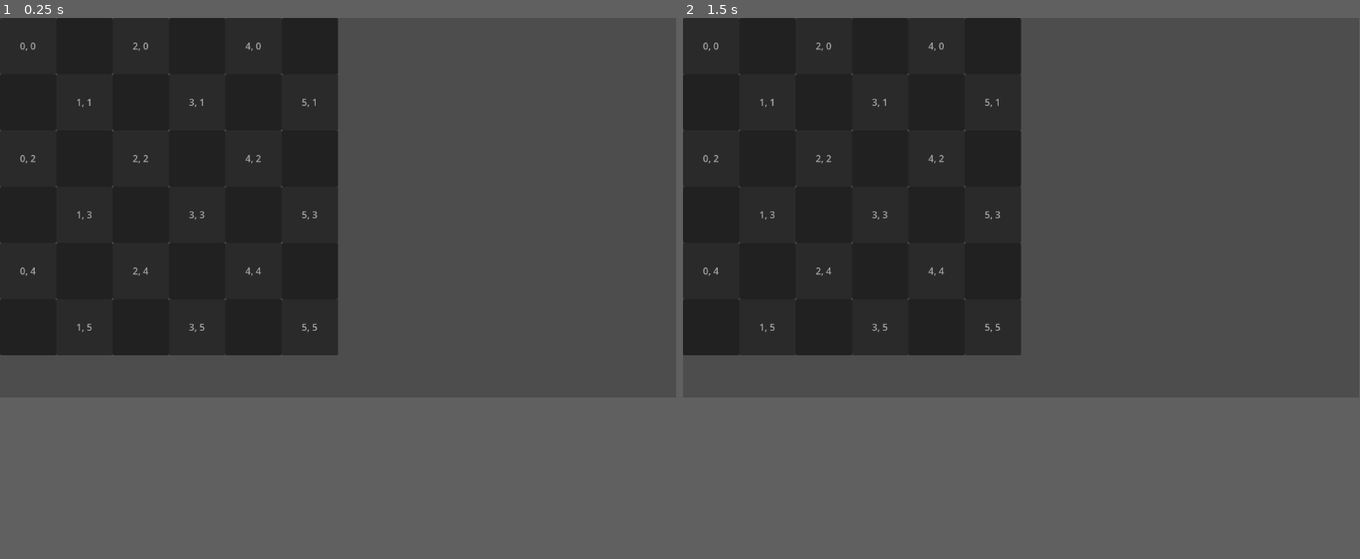
Above: before the commit, frames 1-2 (left to right).
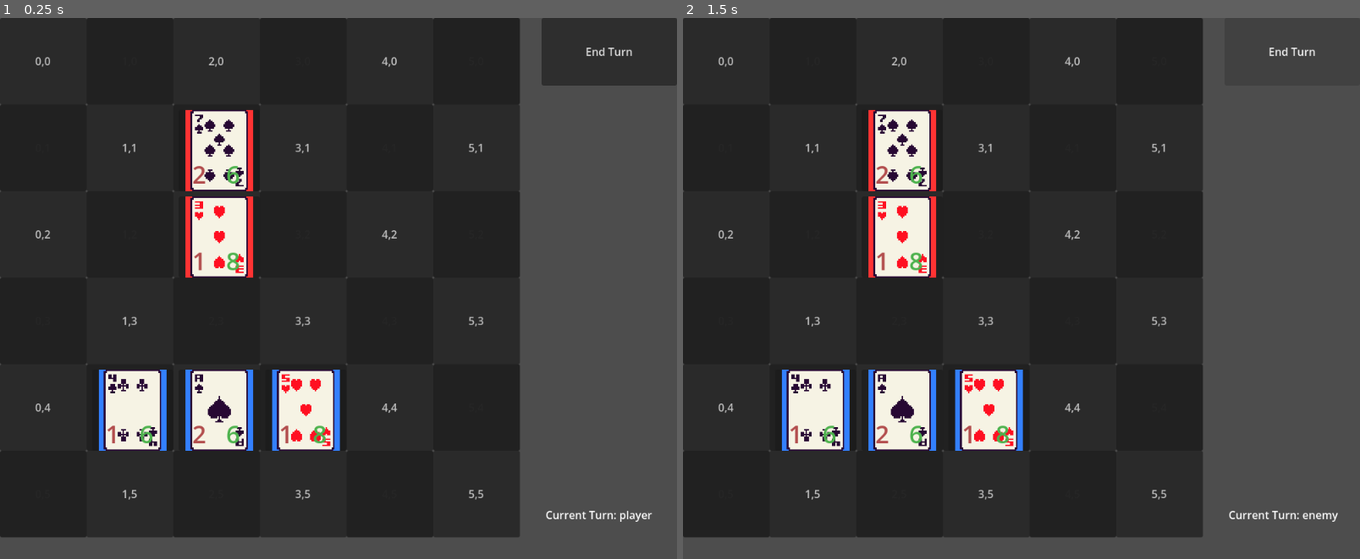
Above: after the commit, the same moments.

Repository: 1925115102/card-battle
Game: Godot game, scene res://Main.tscn
Same seed, same stepped clock (60 frames per second), same inputs: the game is played once before the commit and once after it.
Inputs (mouse positions are in pixels of both pictures, inside the frame that each line leads up to):
- Up to frame 1 (0.25 s): no input
- Up to frame 2 (1.5 s): click (710, 45) at 0.5 s, where only the run before the commit has a clickable "0, 0"; click (1292, 39) at 1.25 s, where only the run after the commit has a clickable "End Turn"
In our replay, the window is 799x449 before the commit and 800x640 after it. These sizes can differ from the game's own. Grey fills any space a smaller window leaves; there, only what the larger window draws over its background counts as a difference.

The runs differ from the first frame. In frame 1, 48% of the frame differs, in the area x 0-100%, y 0-96%; in frame 2, 46%.

Commit message:
update card

Diff:
--- a/BoardManager.gd
+++ b/BoardManager.gd
@@ -2,15 +2,31 @@
 
 const GRID_WIDTH := 6
 const GRID_HEIGHT := 6
-const CELL_SIZE := 96
+const CELL_SIZE := 128
+const START_CARD_GRID_POS := Vector2i(2, 3)
 
 var cells := {}
+var card_units := {}
+var selected_unit = null
+var current_turn := "player"
+
+const CARD_UNIT_SCENE := preload("res://CardUnit.tscn")
+
+@onready var turn_label = $CanvasLayer/TurnLabel
+@onready var end_turn_button = $CanvasLayer/EndTurnButton
 
 
 # Called when the node enters the scene tree for the first time.
 func _ready() -> void:
 	generate_board()
-
+	spawn_unit(Vector2i(2, 4), "♠", "A", 6, 1, "player")
+	spawn_unit(Vector2i(2, 2), "♥", "3", 6, 1, "enemy")
+	spawn_unit(Vector2i(1,4), "♣", "4", 6, 1, "player")
+	spawn_unit(Vector2i(3,4), "♥", "5", 6, 1, "player")
+	spawn_unit(Vector2i(2,1), "♠", "7", 6, 1, "enemy")
+
+	end_turn_button.pressed.connect(end_turn)
+	update_turn_label()
 
 func generate_board():
 	for y in range(GRID_HEIGHT):
@@ -21,19 +37,21 @@
 
 func create_cell(x:int, y:int) -> Button:
 	var cell := Button.new()
+
 	cell.size = Vector2(CELL_SIZE, CELL_SIZE)
-	cell.position = Vector2( x * CELL_SIZE, y * CELL_SIZE)
-	cell.text = "%d, %d" % [x, y]
-
-	cell.set_meta("grid_pos", Vector2i(x, y))
-
-	# alter color based on the grid
+	cell.position = Vector2(x * CELL_SIZE, y * CELL_SIZE)
+
+	cell.text = "%d,%d" % [x,y]
+
 	if (x + y) % 2 == 0:
-		cell.modulate = Color(0.75,0.75,0.75);
+		cell.self_modulate = Color(0.75,0.75,0.75)
 	else:
-		cell.modulate = Color(0.15,0.15,0.15);
-
-	# record coordinate
+		cell.self_modulate = Color(0.15,0.15,0.15)
+
+	cell.add_theme_color_override("font_color", Color.WHITE)
+
+	cell.set_meta("grid_pos", Vector2i(x,y))
+
 	cell.pressed.connect(_on_cell_pressed.bind(cell))
 
 	return cell
@@ -41,3 +59,158 @@
 func _on_cell_pressed(cell: Button):
 	var grid_pos: Vector2i = cell.get_meta("grid_pos")
 	print("Clicked cell: ", grid_pos)
+
+	if selected_unit == null:
+		return
+
+	if card_units.has(grid_pos):
+		print("This cell is occupied.")
+		return
+
+	var is_movable = cell.get_meta("movable", false)
+	if is_movable:
+		move_unit(selected_unit, grid_pos)
+		selected_unit.has_acted = true
+		selected_unit.update_outline()
+		selected_unit = null
+		clear_highlights()
+
+func spawn_unit(grid_pos: Vector2i, suit: String, rank: String, hp: int, atk: int, owner: String):
+	var unit = CARD_UNIT_SCENE.instantiate()
+	add_child(unit)
+
+	unit.setup(grid_pos, suit, rank, hp, atk, owner)
+
+	unit.position = Vector2(
+		grid_pos.x * CELL_SIZE + 8,
+		grid_pos.y * CELL_SIZE + 8
+	)
+
+	card_units[grid_pos] = unit
+
+	unit.unit_clicked.connect(_on_unit_clicked)
+
+func _on_unit_clicked(unit):
+	if selected_unit == null:
+		if unit.unit_owner == current_turn:
+			if unit.has_acted:
+				print("This unit has already acted.")
+				return
+
+			selected_unit = unit
+			selected_unit.update_outline(true)
+			print("Selected unit: ", unit.rank, unit.suit)
+			highlight_movable_cells(unit)
+		else:
+			print("Not your turn.")
+		return
+
+	if unit.unit_owner != selected_unit.unit_owner:
+		if is_adjacent(selected_unit.grid_pos, unit.grid_pos):
+			attack_unit(selected_unit, unit)
+			selected_unit.has_acted = true
+			selected_unit.update_outline()
+			selected_unit = null
+			clear_highlights()
+		else:
+			print("Enemy is too far away.")
+		return
+
+	if unit.unit_owner == current_turn:
+		selected_unit = unit
+		selected_unit.update_outline(true)
+		print("Selected unit: ", unit.rank, unit.suit)
+		highlight_movable_cells(unit)
+
+func highlight_movable_cells(unit):
+	clear_highlights()
+	unit.update_outline(true)
+
+	var directions = [
+		Vector2i(1, 0),
+		Vector2i(-1, 0),
+		Vector2i(0, 1),
+		Vector2i(0, -1)
+	]
+
+	for dir in directions:
+		for step in range(1, unit.move_range + 1):
+			var target_pos = unit.grid_pos + dir * step
+
+			if cells.has(target_pos):
+				var cell = cells[target_pos]
+				cell.self_modulate = Color(0.2, 1.0, 0.2)
+				cell.set_meta("movable", true)
+	highlight_attackable_units(unit)
+
+func clear_highlights():
+	for grid_pos in cells.keys():
+		var cell = cells[grid_pos]
+		cell.set_meta("movable", false)
+
+		if (grid_pos.x + grid_pos.y) % 2 == 0:
+			cell.self_modulate = Color(0.75, 0.75, 0.75)
+		else:
+			cell.self_modulate = Color(0.15, 0.15, 0.15)
+
+	for unit in card_units.values():
+		unit.update_outline()
+
+func move_unit(unit, new_grid_pos: Vector2i):
+	var old_grid_pos = unit.grid_pos
+
+	card_units.erase(old_grid_pos)
+
+	unit.grid_pos = new_grid_pos
+	unit.position = Vector2(
+		new_grid_pos.x * CELL_SIZE + 8,
+		new_grid_pos.y * CELL_SIZE + 8
+	)
+
+	card_units[new_grid_pos] = unit
+
+	print("Moved unit to: ", new_grid_pos)
+
+func attack_unit(attacker, target):
+	target.hp -= attacker.atk
+	target.update_display()
+
+	print("Before/After attack, target HP: ", target.hp)
+
+	if target.hp <= 0:
+		print(target.rank, target.suit, " defeated")
+		card_units.erase(target.grid_pos)
+		target.queue_free()
+
+func is_adjacent(pos_a: Vector2i, pos_b: Vector2i) -> bool:
+	var diff = pos_a - pos_b
+	return abs(diff.x) + abs(diff.y) == 1
+
+func highlight_attackable_units(unit):
+	for other_unit in card_units.values():
+		if other_unit.unit_owner != unit.unit_owner:
+			if is_adjacent(unit.grid_pos, other_unit.grid_pos):
+				other_unit.update_outline(false, true)
+
+func end_turn():
+	selected_unit = null
+	clear_highlights()
+
+	if current_turn == "player":
+		current_turn = "enemy"
+	else:
+		current_turn = "player"
+
+	for unit in card_units.values():
+		unit.has_acted = false
+		unit.update_outline()
+
+	print("Current turn: ", current_turn)
+	update_turn_label()
+
+func _input(event):
+	if event.is_action_pressed("ui_accept"):
+		end_turn()
+
+func update_turn_label():
+	turn_label.text = "Current Turn: " + current_turn
--- /dev/null
+++ b/CardUnit.gd
@@ -0,0 +1,110 @@
+extends Button
+
+signal unit_clicked(unit)
+
+var grid_pos: Vector2i
+var suit: String = "♠"
+var rank: String = "A"
+var hp: int = 6
+var atk: int = 2
+var move_range: int = 1
+var unit_owner: String = "player"
+var has_acted: bool = false
+
+@onready var card_image: TextureRect = get_node("CardImage")
+@onready var hp_label = $HPLabel
+@onready var atk_label = $ATKLabel
+@onready var outline = $Outline
+
+func setup(new_grid_pos: Vector2i, new_suit: String, new_rank: String, new_hp: int, new_atk: int, new_owner: String):
+	text = ""
+	grid_pos = new_grid_pos
+	suit = new_suit
+	rank = new_rank
+	hp = new_hp
+	atk = new_atk
+	unit_owner = new_owner
+	size = Vector2(120, 120)
+
+	if unit_owner == "player":
+		outline.color = Color(0.2, 0.5, 1.0)
+	else:
+		outline.color = Color(1.0, 0.2, 0.2)
+
+	var image_path = "res://assets/cards/%s_%s.png" % [suit_to_name(suit), rank_to_name(rank)]
+	card_image.texture = load(image_path)
+
+	hp_label.text = str(hp)
+	atk_label.text = str(atk)
+
+	apply_suit_bonus()
+	update_display()
+
+func _ready():
+	hp_label.add_theme_color_override("font_color", Color(0.3, 0.7, 0.3))
+	atk_label.add_theme_color_override("font_color", Color(0.7, 0.3, 0.3))
+
+	hp_label.add_theme_font_size_override("font_size", 36)
+	atk_label.add_theme_font_size_override("font_size", 36)
+
+	pressed.connect(_on_pressed)
+
+func _on_pressed():
+	print("Clicked unit: ", rank, suit, " at ", grid_pos)
+	unit_clicked.emit(self)
+
+func suit_to_name(suit: String) -> String:
+	match suit:
+		"♣":
+			return "Clubs"
+		"♦":
+			return "Diamonds"
+		"♥":
+			return "Hearts"
+		"♠":
+			return "Spades"
+		_:
+			return "Unknown"
+
+
+func rank_to_name(rank: String) -> String:
+	if rank == "A":
+		return "ACE"
+	return rank
+
+func apply_suit_bonus():
+	match suit:
+		"♠":
+			atk += 1
+
+		"♥":
+			hp += 2
+
+		"♦":
+			hp += 1
+
+		"♣":
+			move_range += 1
+
+func update_display():
+	hp_label.text = str(hp)
+	atk_label.text = str(atk)
+
+func update_outline(selected := false, attackable := false):
+
+	if has_acted:
+		outline.color = Color(0.4, 0.4, 0.4)
+		return
+
+	if selected:
+		outline.color = Color(1.0, 1.0, 0.2)
+		return
+
+	if attackable:
+		outline.color = Color(1.0, 0.4, 0.4)
+		return
+
+	if unit_owner == "player":
+		outline.color = Color(0.2, 0.5, 1.0)
+	else:
+		outline.color = Color(1.0, 0.2, 0.2)
--- /dev/null
+++ b/CardUnit.tscn
@@ -0,0 +1,37 @@
+[gd_scene format=3 uid="uid://swwjgusim16o"]
+
+[ext_resource type="Script" uid="uid://ir1iakgcvv2y" path="res://CardUnit.gd" id="1_py5oi"]
+
+[node name="CardUnit" type="Button" unique_id=614205104]
+offset_right = 48.0
+offset_bottom = 48.0
+script = ExtResource("1_py5oi")
+
+[node name="Outline" type="ColorRect" parent="." unique_id=1298470235]
+layout_mode = 0
+offset_left = 10.0
+offset_right = 110.0
+offset_bottom = 120.0
+
+[node name="CardImage" type="TextureRect" parent="." unique_id=9485026]
+layout_mode = 1
+anchors_preset = 15
+anchor_right = 1.0
+anchor_bottom = 1.0
+grow_horizontal = 2
+grow_vertical = 2
+stretch_mode = 5
+
+[node name="HPLabel" type="Label" parent="." unique_id=1323324649]
+layout_mode = 0
+offset_left = 70.0
+offset_top = 70.0
+offset_right = 80.0
+offset_bottom = 93.0
+
+[node name="ATKLabel" type="Label" parent="." unique_id=1149380826]
+layout_mode = 0
+offset_left = 20.0
+offset_top = 70.0
+offset_right = 30.0
+offset_bottom = 93.0
--- a/Main.tscn
+++ b/Main.tscn
@@ -1,6 +1,36 @@
 [gd_scene format=3 uid="uid://b5fw5hqben8nt"]
 
 [ext_resource type="Script" uid="uid://4vc271ctqc00" path="res://BoardManager.gd" id="1_glv2v"]
+[ext_resource type="PackedScene" uid="uid://swwjgusim16o" path="res://CardUnit.tscn" id="2_uu6xs"]
 
 [node name="Main" type="Node2D" unique_id=1320310005]
 script = ExtResource("1_glv2v")
+
+[node name="CardUnit" parent="." unique_id=614205104 instance=ExtResource("2_uu6xs")]
+offset_left = -125.0
+offset_top = 14.0
+offset_right = -29.0
+offset_bottom = 113.0
+
+[node name="CanvasLayer" type="CanvasLayer" parent="." unique_id=1415114160]
+
+[node name="TurnLabel" type="Label" parent="CanvasLayer" unique_id=318053560]
+anchors_preset = 3
+anchor_left = 1.0
+anchor_top = 1.0
+anchor_right = 1.0
+anchor_bottom = 1.0
+offset_left = -194.0
+offset_top = -77.0
+grow_horizontal = 0
+grow_vertical = 0
+
+[node name="EndTurnButton" type="Button" parent="CanvasLayer" unique_id=109721494]
+custom_minimum_size = Vector2(200, 0)
+anchors_preset = 1
+anchor_left = 1.0
+anchor_right = 1.0
+offset_left = -200.0
+offset_bottom = 100.0
+grow_horizontal = 0
+text = "End Turn"
--- a/project.godot
+++ b/project.godot
@@ -15,6 +15,11 @@
 config/features=PackedStringArray("4.6", "Forward Plus")
 config/icon="res://icon.svg"
 
+[display]
+
+window/size/viewport_width=1000
+window/size/viewport_height=800
+
 [physics]
 
 3d/physics_engine="Jolt Physics"
Not shown, added: CardUnit.gd.uid
Not shown, changed: .DS_Store
Not shown, changed: assets/.DS_Store
